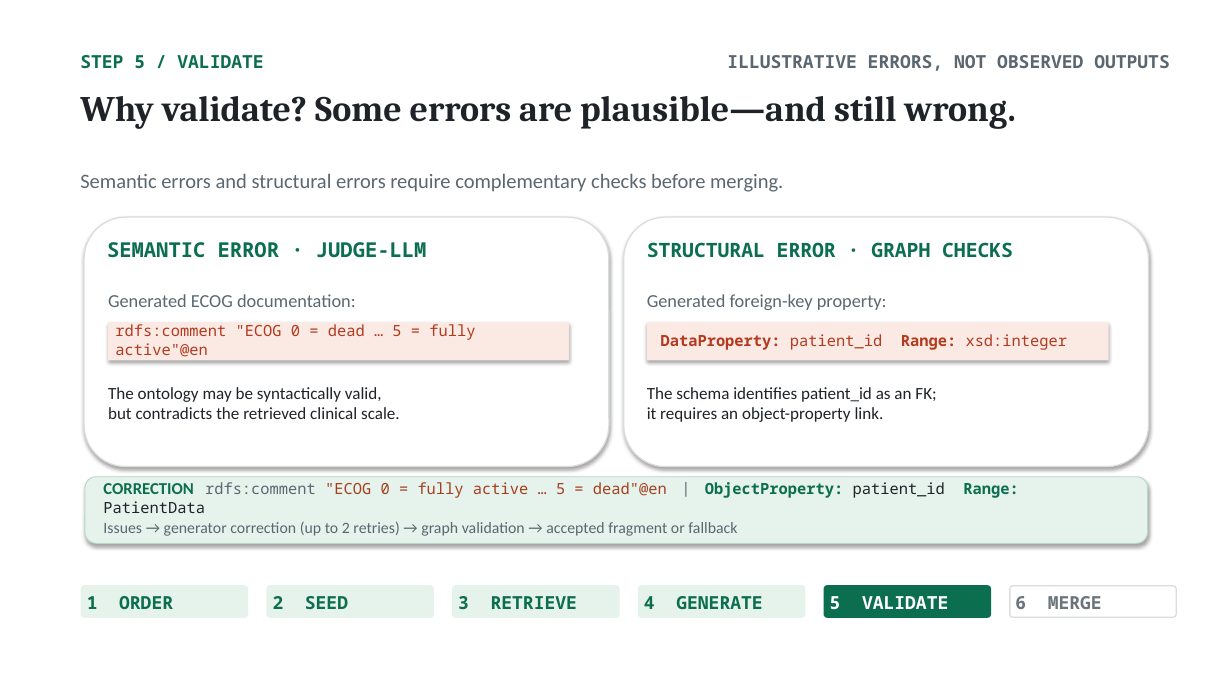
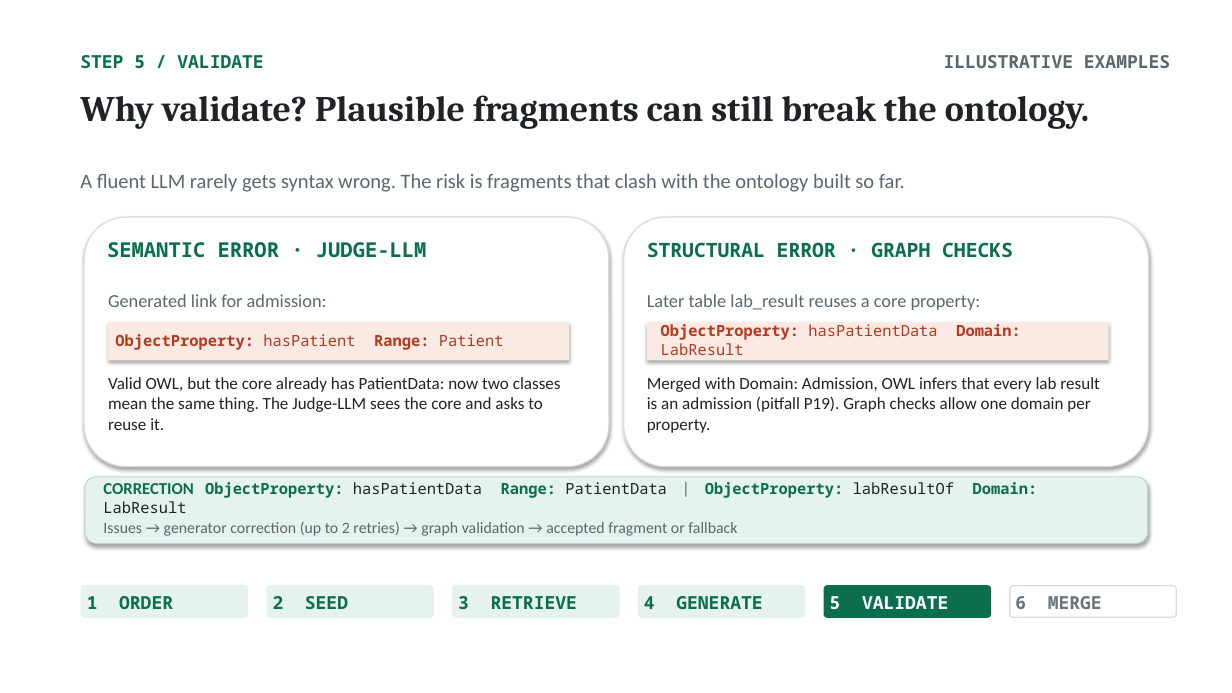
Before and after one commit to NadeenAhmad/rigor_private, a slide deck: slide 10 of presentation/RIGOR_ISWC2026.pptx. Drawn at 1232x693 pixels with LibreOffice and Linux fonts; fonts in the diff are those of the drawing. Boxes give left, top, right and bottom in pixels: in the first picture for what was removed or moved away, otherwise in the second. Text is boxed around its words. In the diff, an @@ line names an element or a change of style, - is before the commit and + after.

```diff
--- a/presentation/RIGOR_ISWC2026.pptx
+++ b/presentation/RIGOR_ISWC2026.pptx
@@ text at [944, 55, 1170, 68]: text changed @@
-ILLUSTRATIVE ERRORS, NOT OBSERVED OUTPUTS
+ILLUSTRATIVE EXAMPLES
@@ text at [80, 95, 1089, 129]: text changed @@
-Why validate? Some errors are plausible—and still wrong.
+Why validate? Plausible fragments can still break the ontology.
@@ text at [80, 173, 905, 192]: text changed @@
-Semantic errors and structural errors require complementary checks before merging.
+A fluent LLM rarely gets syntax wrong. The risk is fragments that clash with the ontology built so far.
@@ text at [108, 294, 327, 307]: text changed @@
-Generated ECOG documentation:
+Generated link for admission:
@@ text at [647, 294, 981, 310]: text changed @@
-Generated foreign-key property:
+Later table lab_result reuses a core property:
@@ text at [661, 324, 1021, 340]: text changed @@
-DataProperty: patient_id Range: xsd:integer
+ObjectProperty: hasPatientData Domain: LabResult
@@ text at [115, 334, 504, 350]: text changed; bold on @@
-rdfs:comment "ECOG 0 = dead … 5 = fully active"@en
+ObjectProperty: hasPatient Range: Patient
@@ text at [108, 377, 561, 430]: text changed @@
-The ontology may be syntactically valid,
-but contradicts the retrieved clinical scale.
+Valid OWL, but the core already has PatientData: now two classes mean the same thing. The Judge-LLM sees the core and asks to reuse it.
@@ text at [647, 377, 1099, 433]: text changed @@
-The schema identifies patient_id as an FK;
-it requires an object-property link.
+Merged with Domain: Admission, OWL infers that every lab result is an admission (pitfall P19). Graph checks allow one domain per property.
@@ text at [103, 482, 1038, 498]: text changed; bold on @@
-CORRECTION rdfs:comment "ECOG 0 = fully active … 5 = dead"@en | ObjectProperty: patient_id Range: PatientData
+CORRECTION ObjectProperty: hasPatientData Range: PatientData | ObjectProperty: labResultOf Domain: LabResult
```
Also in this commit, not shown: 6 other slides changed, 12 other files.
